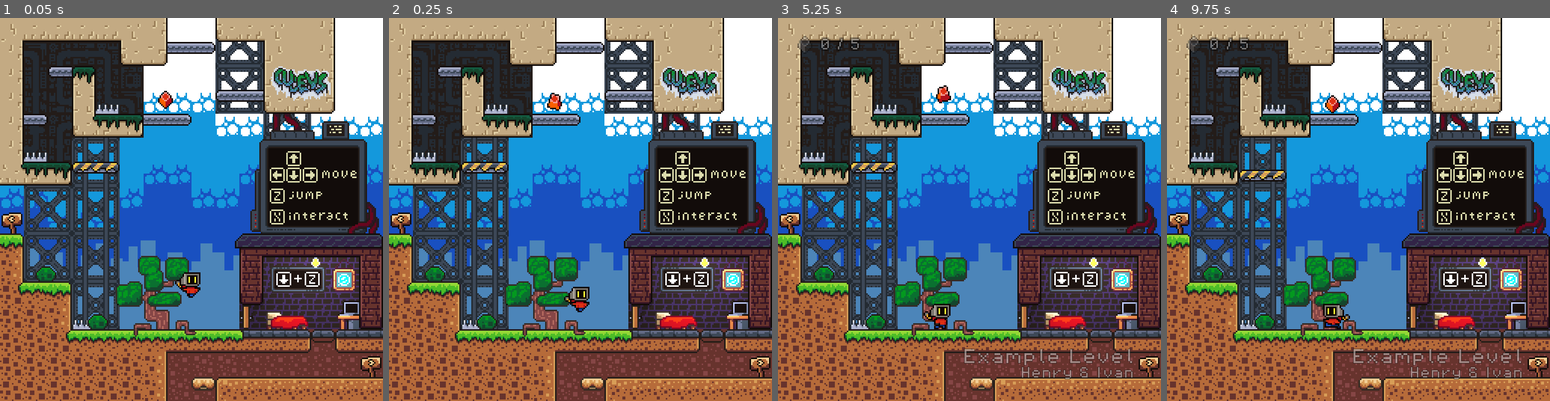
Above: before the commit, frames 1-4 (left to right).
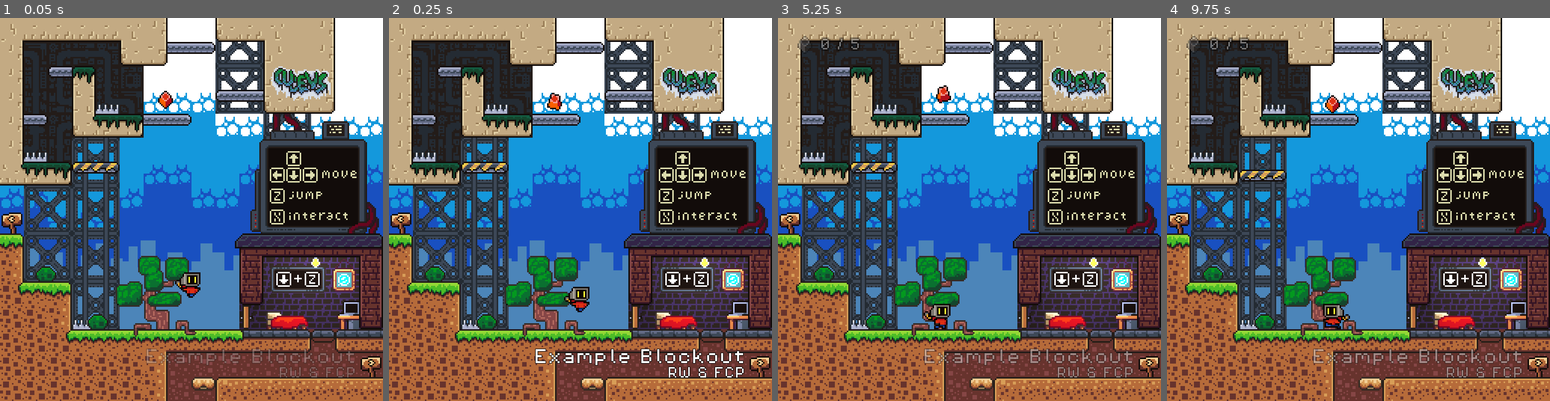
Above: after the commit, the same moments.

Repository: Riftwraith/CollabPlatformer
Game: Godot game, scene res://scenes/levels/example_blockout.tscn
Two runs of this game, one before a commit and one after it. Both use one fixed random seed, a clock stepped at 60 frames per second and the inputs below. The engine's default icon, where the game draws it, is replaced by a stand-in: a white triangle on a blue panel in a dark square. Sound files missing from this copy of the repository are replaced by a short silence.
Inputs:
- Up to frame 1 (0.05 s): no input
- Up to frame 2 (0.25 s): no input
- Up to frame 3 (5.25 s): hold X (interact) 0.53-1.28 s; hold Right (right) 0.53-2.03 s; tap Z (jump) at 0.77, 1.52, 3.02, 3.77, 4.52 s; tap Ctrl at 1.35 s; hold Left (left) 2.03-2.78 s; tap 1 at 2.1, 4.35 s; hold Right (right) 2.78-4.28 s; tap X (interact) at 2.85 s; hold Ctrl 3.53-4.28 s; hold Left (left) 4.28-5.03 s; hold Right (right) from 5.03 s (still down); hold X (interact) from 5.03 s (still down)
- Up to frame 4 (9.75 s): release Right (right) at 5.78 s; release X (interact) at 5.78 s; hold Left (left) 5.78-7.28 s; tap Ctrl at 5.85 s; tap Z (jump) at 6.02, 6.77, 7.52, 9.02 s; tap 1 at 6.6, 8.85 s; hold Right (right) 7.28-9.53 s; tap X (interact) at 7.35 s; hold Ctrl 8.03-8.78 s; hold Left (left) from 9.53 s (still down); hold X (interact) from 9.53 s (still down)

The runs differ from the first frame. In frame 1, 1.0% of the frame differs, in the area x 38-93%, y 86-94%; in frame 2, 1.1%; in frame 3, 1.5%, in the area x 38-93%, y 86-95%; in frame 4, 1.5%.

Commit message:
Room Display name on enter

Diff:
--- a/scenes/levels/ExampleLevel.tscn
+++ b/scenes/levels/ExampleLevel.tscn
@@ -23,8 +23,10 @@
 [sub_resource type="RectangleShape2D" id="RectangleShape2D_uydk0"]
 size = Vector2(48, 222)
 
-[node name="Room0" type="Node2D"]
+[node name="Room1" type="Node2D"]
 script = ExtResource("1_3d5ku")
+room_name = "Example Level"
+creator_name = "FCP"
 
 [node name="Background Tiles" type="TileMapLayer" parent="."]
 use_parent_material = true
--- a/scenes/levels/example_blockout.tscn
+++ b/scenes/levels/example_blockout.tscn
@@ -52,6 +52,8 @@
 
 [node name="ExampleBlockout" type="Node2D"]
 script = ExtResource("1_32v3e")
+room_name = "Example Blockout"
+creator_name = "RW & FCP"
 
 [node name="Sky" type="TileMapLayer" parent="."]
 scale = Vector2(3, 3)
--- a/scripts/RoomManager.gd
+++ b/scripts/RoomManager.gd
@@ -39,6 +39,10 @@
 		if room not in unique_rooms:
 			unique_rooms.append(room)
 			total_collectables += 1
+	var current_room = get_tree().current_scene
+	GUI.set_titles(current_room.room_name, current_room.creator_name)
+	GUI.flash(GUI.title_gui)
+
 
 func record_obtained_collectable(room_path: String):
 	obtained_current_room_collectable = true
@@ -67,8 +71,11 @@
 	get_tree().current_scene = new_room
 	new_room.player_enter(direction, player_pos, player_vel, old_coords)
 
+	GUI.set_titles(new_room.room_name, new_room.creator_name)
+	GUI.flash(GUI.title_gui)
+
 	await fade_in(direction)
-	GUI.flash(GUI.title_gui)
+
 
 func fade_out(direction: Vector2i):
 	fade_rect.visible = true
